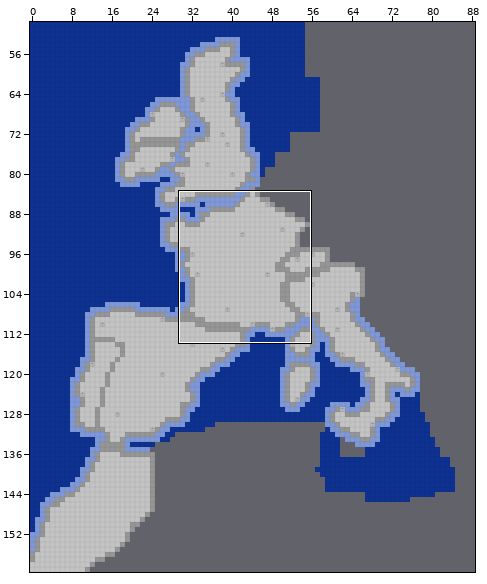
Tiled map -- public/assets/tilemaps/map.tmx. Above, an overview of the earlier version with the close-up marked.
Close-up. The starting point:
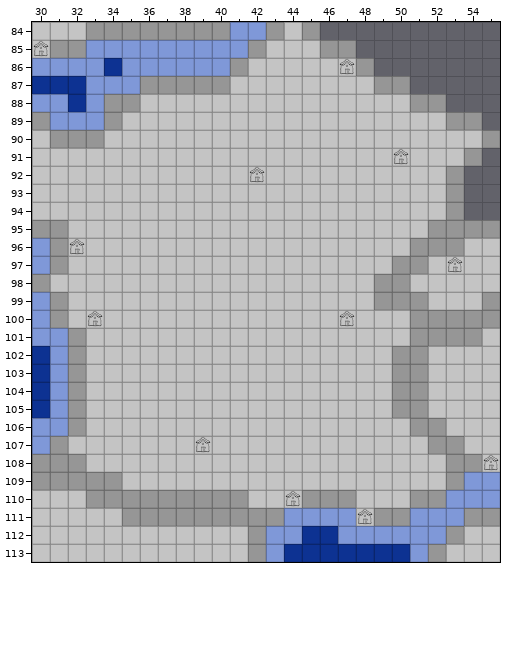
Cells are 32x32 px. Shown: x 30..55, y 84..113. Not drawn, because the pictures are missing: unchanged layer "border".
Now the later version:
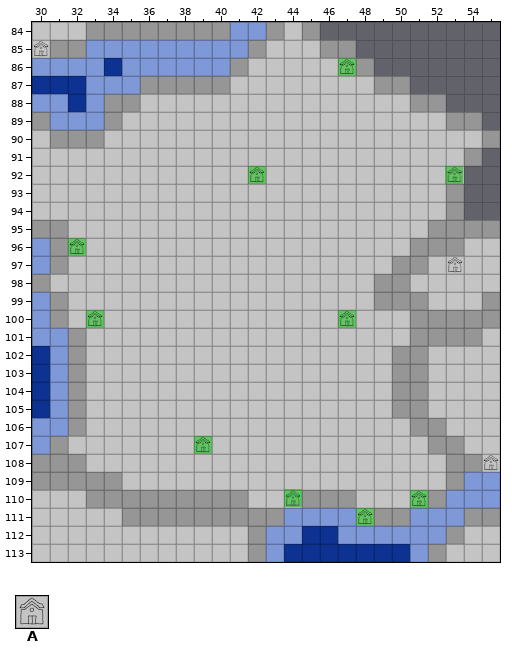
Key: from "tile": A 12.
_ is an empty cell.
Objects are placed by their top-left corner, in cells (3,4 is the top-left corner of cell 3,4); size is 1x1 cell unless given.
The edit:
Layer "towns":
The author put tile A in row 92 at x 53; in row 110 at x 51.
Tile A is removed in row 91 at x 50.
Layer "towns-names" (added):
A new object: A at 47,86.
A new object: A at 53,92.
A new object: A at 42,92.
A new object: A at 32,96.
A new object: A at 47,100.
A new object: A at 33,100.
A new object: A at 39,107.
A new object: A at 44,110.
A new object: A at 51,110.
A new object: A at 48,111.
